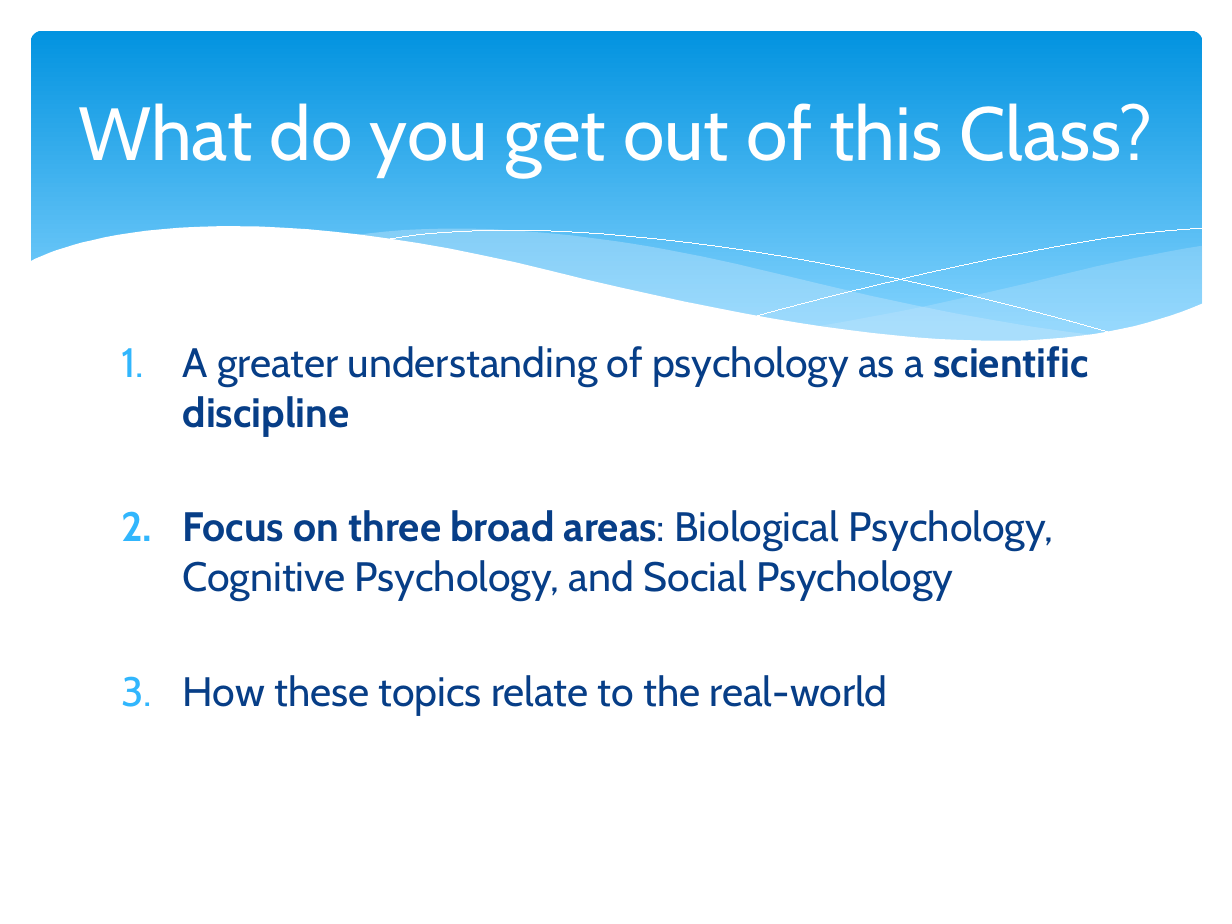
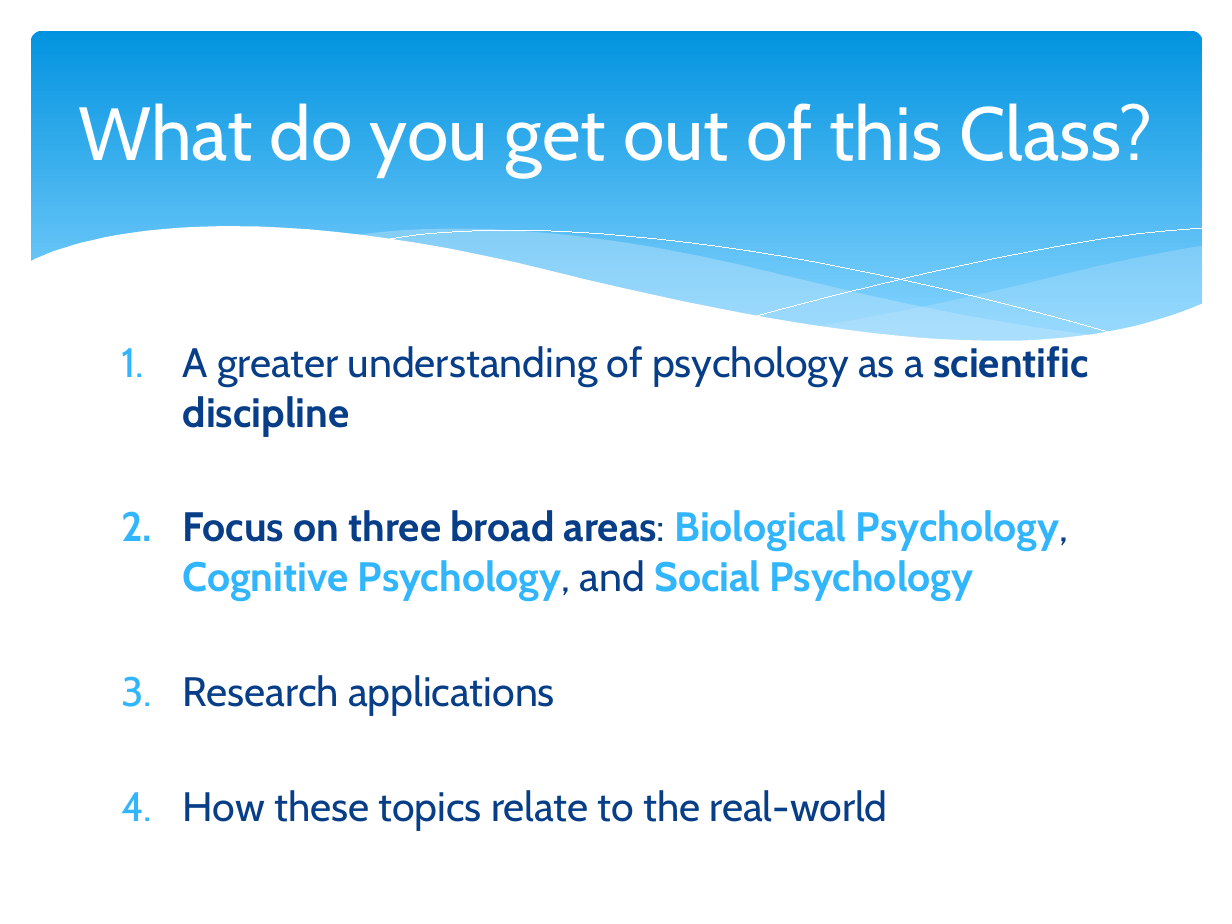
Before and after one commit to npm27/Teaching-Materials, a slide deck: slide 4 of Gen Psych II/Slides/0 Gen Psych II First Day Info.pptx. Drawn at 1232x924 pixels with LibreOffice and Linux fonts; fonts in the diff are those of the drawing. Boxes give left, top, right and bottom in pixels: in the first picture for what was removed or moved away, otherwise in the second. Text is boxed around its words. In the diff, an @@ line names an element or a change of style, - is before the commit and + after.

```diff
--- a/Gen Psych II/Slides/0 Gen Psych II First Day Info.pptx
+++ b/Gen Psych II/Slides/0 Gen Psych II First Day Info.pptx
@@ text at [183,510,1068,601]: text colour #073E87 to #31B6FD, bold on in "Biological Psychology, Cognitive Psychology, Social Psycholo ..." @@
@@ text at [183,675,555,716]: paragraph added @@
+3. Research applications
```
Also in this commit, not shown: 2 other slides changed, 4 other files.
